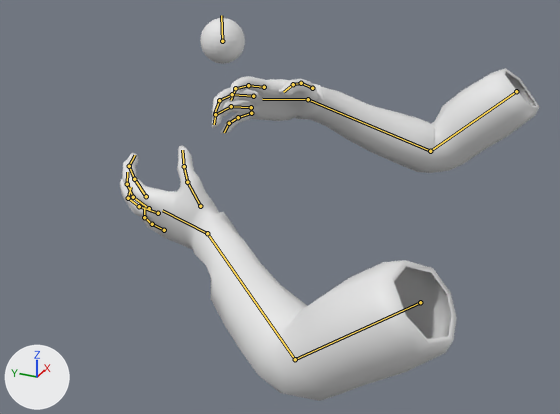
The Blender file Art/personnages/hand.blend as it was, and as the next commit left it.
The view is the same before and after, from a camera (50 mm lens) standing at (-20.7, -3.4, 11.4) and looking at (-0.2, 5.8, 1.2). Lighting does not change. The marker at lower left points along +X, +Y and +Z. The picture after the commit comes second. The bones that bend it are drawn over the model as lines.

Names of what the first picture shows: 'Sphere', 'hand'.
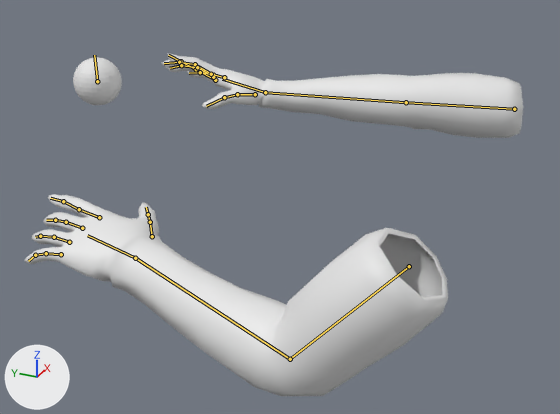
The newer file adds an action. The first version stands in its rest pose; the second is drawn at frame 8 of the action 'Armature_sphereAction.001'.

What the commit changed:
Bone 'arm.L' (bone_arm_l) moves from (0.0, 0.02, -0.83) to (0.0, 0.0, 0.0).
Bone 'arm.L' (bone_arm_l) turns from (-18, 0, 0) to (-26, 2, 8) degrees about its own x, y and z.
Bone 'forearm.L' (bone_forearm_l) turns from (22, 13, -12) to (29, 0, 0) degrees about its own x, y and z.
Bone 'forearm.001.L' (bone_forearm_001_l) turns from (-6, -63, 25) to (0, 31, 0) degrees about its own x, y and z.
Bone 'index.001.L' (bone_index_001_l) moves from (-0.24, 0.04, 0.1) to (0.0, 0.0, 0.0).
Bone 'index.001.L' (bone_index_001_l) turns from (0, 0, 0) to (7, 3, 20) degrees about its own x, y and z.
Bone 'index.002.L' (bone_index_002_l) turns from (-12, -16, -7) to (0, 0, 0) degrees about its own x, y and z.
Bone 'index.003.L' (bone_index_003_l) turns from (-21, -3, -11) to (0, 0, 0) degrees about its own x, y and z.
Bone 'middle.001.L' (bone_middle_001_l) moves from (-0.18, -0.11, 0.15) to (0.0, 0.0, 0.0).
Bone 'middle.001.L' (bone_middle_001_l) turns from (-1, 1, 7) to (0, 0, 0) degrees about its own x, y and z.
Bone 'middle.002.L' (bone_middle_002_l) turns from (-3, 7, -13) to (0, 0, 0) degrees about its own x, y and z.
Bone 'middle.003.L' (bone_middle_003_l) turns from (-9, 8, -11) to (0, 0, 0) degrees about its own x, y and z.
Bone 'ring.001.L' (bone_ring_001_l) turns from (13, 12, 20) to (0, 0, 0) degrees about its own x, y and z.
Bone 'ring.002.L' (bone_ring_002_l) turns from (-4, 12, -15) to (0, 0, 0) degrees about its own x, y and z.
Bone 'ring.003.L' (bone_ring_003_l) turns from (0, 0, -31) to (0, 0, 0) degrees about its own x, y and z.
Bone 'pinky.001.L' (bone_pinky_001_l) turns from (12, 0, 3) to (0, 0, 0) degrees about its own x, y and z.
Bone 'pinky.003.L' (bone_pinky_003_l) turns from (0, 0, -18) to (0, 0, 0) degrees about its own x, y and z.
Bone 'thumb.001.L' (bone_thumb_001_l) turns from (13, -35, -23) to (15, -11, -17) degrees about its own x, y and z.
Bone 'thumb.002.L' (bone_thumb_002_l) turns from (-18, 4, 6) to (0, 0, 0) degrees about its own x, y and z.
Bone 'thumb.003.L' (bone_thumb_003_l) turns from (-12, 5, 13) to (0, 0, 0) degrees about its own x, y and z.
Bone 'arm.R' (bone_arm_r) moves from (0.0, 0.0, 0.0) to (0.02, 0.24, -0.59).
Bone 'arm.R' (bone_arm_r) turns from (-20, 0, 0) to (22, -1, 8) degrees about its own x, y and z.
Bone 'forearm.R' (bone_forearm_r) turns from (38, -9, 10) to (-29, -11, -10) degrees about its own x, y and z.
Bone 'forearm.001.R' (bone_forearm_001_r) turns from (-15, 8, 16) to (17, -20, -3) degrees about its own x, y and z.
Bone 'index.001.R' (bone_index_001_r) moves from (0.0, 0.0, 0.0) to (-0.07, -0.02, -0.08).
Bone 'index.001.R' (bone_index_001_r) turns from (19, -3, 6) to (28, -1, -23) degrees about its own x, y and z.
Bone 'index.002.R' (bone_index_002_r) turns from (-17, 2, 5) to (-5, 0, 6) degrees about its own x, y and z.
Bone 'index.003.R' (bone_index_003_r) turns from (-25, 4, 14) to (8, 0, -7) degrees about its own x, y and z.
Bone 'middle.001.R' (bone_middle_001_r) moves from (0.03, 0.03, 0.01) to (0.04, -0.01, 0.04).
Bone 'middle.001.R' (bone_middle_001_r) turns from (10, 1, -12) to (26, -2, -13) degrees about its own x, y and z.
Bone 'middle.002.R' (bone_middle_002_r) turns from (-16, 3, 17) to (-5, 1, 10) degrees about its own x, y and z.
Bone 'middle.003.R' (bone_middle_003_r) turns from (-19, 3, 16) to (-6, 1, 6) degrees about its own x, y and z.
Bone 'ring.001.R' (bone_ring_001_r) moves from (-0.02, -0.03, -0.02) to (0.02, 0.05, 0.04).
Bone 'ring.001.R' (bone_ring_001_r) turns from (10, 0, -17) to (26, 8, -11) degrees about its own x, y and z.
Bone 'ring.002.R' (bone_ring_002_r) turns from (-17, -2, 15) to (-10, 4, 16) degrees about its own x, y and z.
Bone 'ring.003.R' (bone_ring_003_r) turns from (-14, 3, 31) to (-10, 2, -3) degrees about its own x, y and z.
Bone 'pinky.001.R' (bone_pinky_001_r) turns from (2, 1, 7) to (18, 2, 2) degrees about its own x, y and z.
Bone 'pinky.002.R' (bone_pinky_002_r) turns from (0, 1, 5) to (2, 1, -2) degrees about its own x, y and z.
Bone 'pinky.003.R' (bone_pinky_003_r) turns from (-2, 0, 3) to (11, 0, -3) degrees about its own x, y and z.
Bone 'thumb.001.R' (bone_thumb_001_r) turns from (10, 28, 10) to (13, 17, 18) degrees about its own x, y and z.
Bone 'Bone' (bone_bone) moves from (0.0, 0.0, 0.0) to (-4.196, -0.962, -3.109).

Changed parts and their boxes (x1, y1, x2, y2) in the pictures (560 x 414 px):
'hand', posed (19% wider): before (120, 68, 539, 401); after (25, 53, 523, 396)
'Sphere', posed (9% wider): before (200, 18, 245, 64); after (73, 57, 122, 105)
bone 'arm.L', root to tip: before (420, 302) to (295, 359); after (409, 266) to (290, 359)
bone 'forearm.L', root to tip: before (295, 359) to (207, 233); after (290, 359) to (135, 258)
bone 'forearm.001.L', root to tip: before (207, 233) to (162, 210); after (135, 258) to (87, 235)
bone 'index.001.L', root to tip: before (146, 196) to (134, 179); after (99, 217) to (79, 209)
bone 'index.002.L', root to tip: before (134, 179) to (129, 166); after (79, 209) to (63, 201)
bone 'index.003.L', root to tip: before (129, 166) to (135, 155); after (63, 201) to (50, 198)
bone 'middle.001.L', root to tip: before (149, 208) to (133, 197); after (82, 228) to (66, 222)
bone 'middle.002.L', root to tip: before (133, 197) to (127, 184); after (66, 222) to (55, 220)
bone 'middle.003.L', root to tip: before (127, 184) to (127, 172); after (55, 220) to (46, 220)
bone 'ring.001.L', root to tip: before (158, 213) to (139, 206); after (69, 242) to (54, 237)
bone 'ring.002.L', root to tip: before (139, 206) to (128, 198); after (54, 237) to (40, 236)
bone 'ring.003.L', root to tip: before (128, 198) to (131, 187); after (40, 236) to (35, 237)
bone 'pinky.001.L', root to tip: before (164, 230) to (152, 224); after (61, 254) to (46, 253)
bone 'pinky.003.L', root to tip: before (144, 217) to (144, 207); after (35, 255) to (28, 261)
bone 'thumb.001.L', root to tip: before (200, 206) to (187, 182); after (152, 236) to (150, 222)
bone 'thumb.002.L', root to tip: before (187, 182) to (184, 166); after (150, 222) to (148, 214)
bone 'thumb.003.L', root to tip: before (184, 166) to (182, 150); after (148, 214) to (146, 207)
bone 'arm.R', root to tip: before (516, 91) to (430, 151); after (514, 109) to (406, 102)
bone 'forearm.R', root to tip: before (430, 151) to (308, 99); after (406, 102) to (265, 92)
bone 'forearm.001.R', root to tip: before (308, 99) to (262, 99); after (265, 92) to (222, 79)
bone 'index.001.R', root to tip: before (264, 87) to (248, 85); after (215, 80) to (196, 69)
bone 'index.002.R', root to tip: before (248, 85) to (235, 88); after (196, 69) to (181, 61)
bone 'index.003.R', root to tip: before (235, 88) to (231, 100); after (181, 61) to (168, 55)
bone 'middle.001.R', root to tip: before (253, 96) to (232, 94); after (213, 75) to (195, 64)
bone 'middle.002.R', root to tip: before (232, 94) to (219, 100); after (195, 64) to (179, 62)
bone 'middle.003.R', root to tip: before (219, 100) to (214, 113); after (179, 62) to (164, 63)
bone 'ring.001.R', root to tip: before (251, 107) to (231, 106); after (213, 77) to (197, 67)
bone 'ring.002.R', root to tip: before (231, 106) to (215, 114); after (197, 67) to (181, 65)
bone 'ring.003.R', root to tip: before (215, 114) to (214, 124); after (181, 65) to (170, 68)
bone 'pinky.001.R', root to tip: before (251, 113) to (238, 117); after (224, 77) to (211, 74)
bone 'pinky.002.R', root to tip: before (238, 117) to (229, 123); after (211, 74) to (200, 72)
bone 'pinky.003.R', root to tip: before (229, 123) to (224, 132); after (200, 72) to (189, 73)
bone 'thumb.001.R', root to tip: before (312, 88) to (301, 83); after (255, 94) to (237, 94)
bone 'Bone', root to tip: before (222, 41) to (221, 15); after (97, 81) to (94, 55)
